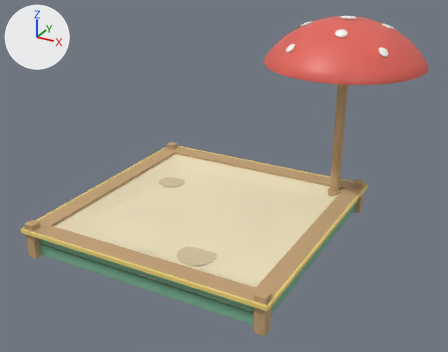
One commit to the glTF model assets/models/playground/sandbox.glb: the scene before it, then after it.
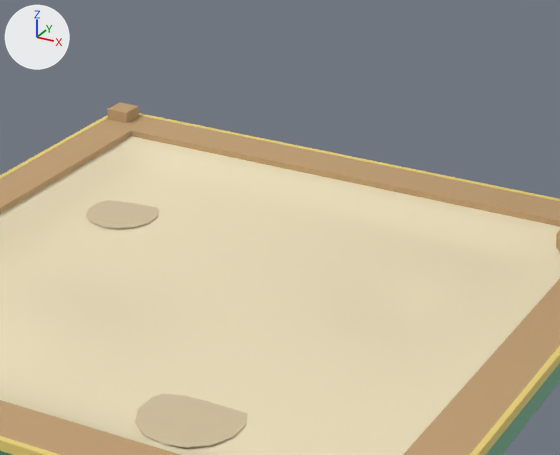
There are two pictures of each version: one whole from a 50 mm lens placed at (3.45, -5.84, 3.72), pointed at (0.23, 0.02, 0.79), one close up on the part from 29% to 73% of the width and 30% to 76% of the height. Arrows for +X, +Y and +Z are at upper left; the lights stay in place. The older version's two pictures come first. Vertices at exactly the same position are counted once.

In view in the first close-up: 'Sandbox'.
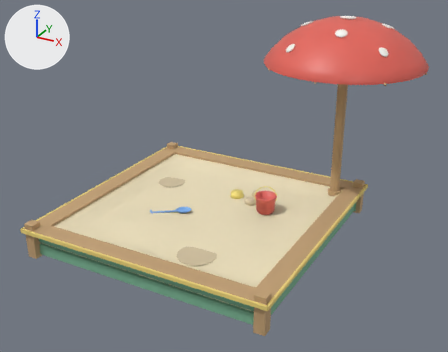
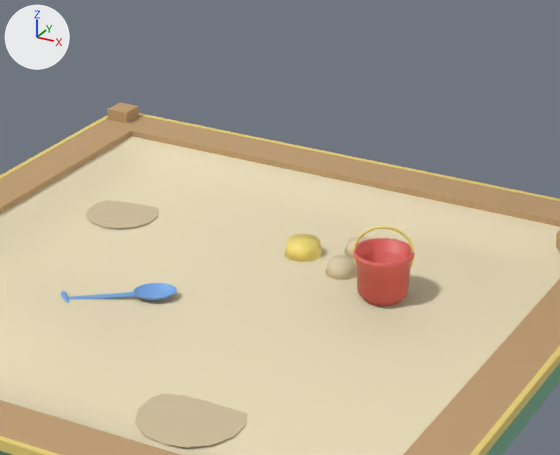
Where the change shows, as pixel boxes (x1, y1, x2, y2) in the close-ups (560 x 455 px):
```json
{"part": 1, "of": "me_cube_009", "change": "added", "after": [326, 255, 357, 280], "on screen": "beige"}
{"part": 2, "of": "me_cube_009", "change": "added", "after": [344, 237, 370, 257]}
{"part": 3, "of": "me_cube_009", "change": "added", "after": [284, 226, 415, 306]}
{"part": 4, "of": "me_cube_009", "change": "added", "after": [61, 283, 177, 303], "on screen": "blue"}
```

Edits to the scene script, one JSON object a line:
```json
{"op": "add", "block": "mat_toyblue", "code": ["mat_toyblue = principled_material('ToyBlue')", "mat_toyblue.base_color = (0.2, 0.42, 0.8)  # blue #7cade7", "mat_toyblue.roughness = 0.45"]}
{"op": "add", "block": "mat_toyred", "code": ["mat_toyred = principled_material('ToyRed')", "mat_toyred.base_color = (0.78, 0.14, 0.12)  # red #e56961", "mat_toyred.roughness = 0.45"]}
{"op": "add", "block": "mat_sandcake", "code": ["mat_sandcake = principled_material('SandCake')", "mat_sandcake.base_color = (0.78, 0.66, 0.44)  # beige #e5d4b1", "mat_sandcake.roughness = 1.0"]}
{"op": "add", "block": "mat_toyyellow", "code": ["mat_toyyellow = principled_material('ToyYellow')", "mat_toyyellow.base_color = (0.95, 0.78, 0.2)  # yellow #f9e57c", "mat_toyyellow.roughness = 0.45"]}
{"block": "me_cube_009", "where": "# used by ob_sandbox; location = (0.0, 0.0, 0.0)"}
{"op": "remove", "block": "me_cube_009", "code": "me_cube_009.from_pydata(...)  # 2070 vertices, 3816 faces; spans x -1.54..2.15, y -1.54..2.15, z 0.0..2.54"}
{"op": "add", "block": "me_cube_009", "code": "me_cube_009.from_pydata(...)  # 2842 vertices, 5246 faces; spans x -1.54..2.16, y -1.54..2.16, z 0.0..2.54"}
{"block": "me_cube_009", "change": "me_cube_009 part 1: a new loose piece, a 16-sided cut cone along z (radius 0.075 at the low end, 0.06 at the high end) spanning x 0.275..0.425, y 0.425..0.575, z 0.259..0.319, in mat_sandcake (beige #e5d4b1)"}
{"block": "me_cube_009", "change": "me_cube_009 part 2: a new loose piece, a 16-sided cut cone along z (radius 0.075 at the low end, 0.06 at the high end) spanning x 0.245..0.395, y 0.675..0.825, z 0.252..0.302, in mat_sandcake (beige #e5d4b1)"}
{"block": "me_cube_009", "change": "me_cube_009 part 3: 242 vertices added at x 0.01..0.74, y 0.26..0.69, z 0.24..0.59"}
{"block": "me_cube_009", "change": "me_cube_009 part 4: 61 vertices added at x -0.63..-0.18, y -0.39..-0.02, z 0.26..0.28"}
{"block": "me_cube_009", "change": "other edits to the shape of me_cube_009 do not show in these pictures"}
{"op": "add", "block": "me_cube_009", "code": "me_cube_009.materials.append(mat_toyred)  # red #e56961"}
{"op": "add", "block": "me_cube_009", "code": "me_cube_009.materials.append(mat_toyyellow)  # yellow #f9e57c"}
{"op": "add", "block": "me_cube_009", "code": "me_cube_009.materials.append(mat_toyblue)  # blue #7cade7"}
{"op": "add", "block": "me_cube_009", "code": "me_cube_009.materials.append(mat_sandcake)  # beige #e5d4b1"}
```
